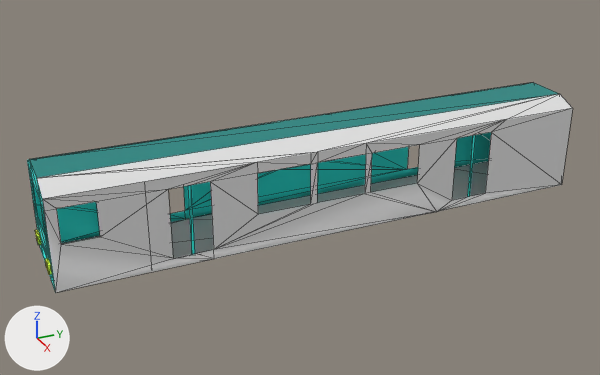
A saved change to the OBJ model assets/models/subway.obj.
Rendered twice from a 50 mm lens placed at (40.4, -19.5, 19.6), pointed at (-0.1, -1.3, -0.7). The lights are fixed; the arrows at lower left show +X, +Y and +Z. Mesh edges are drawn as thin lines. Where no turn or scale is listed for an object, it has been applied to the vertices. Vertices at the same position are counted once.

Objects in the first picture: 'Cube_Cube.007'.
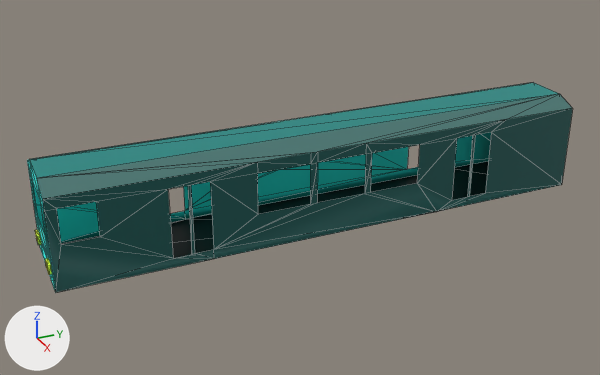
Boxes (x1, y1, x2, y2) around the edits, measured in the pictures (600 x 375 px):
'Cube_Cube.007', recoloured, reshaped (white to cyan)
    both: (27, 83, 573, 292)
part 1 of me_cube_cube_007, recoloured
    both: (188, 135, 476, 254)
part 2 of me_cube_cube_007, recoloured (white to cyan)
    both: (37, 94, 572, 199)

Patch to the scene script:
```diff
--- a/assets/models/subway.obj.py
+++ b/assets/models/subway.obj.py
@@ mat_material_006 @@
 mat_material_006 = principled_material('Material.006')
-mat_material_006.base_color = (0.8, 0.8, 0.8)  # white #e7e7e7
+mat_material_006.base_color = (0.00381, 0.0927, 0.0846)  # dark cyan #0c5652
 mat_material_006.roughness = 0.431
@@ mat_floor @@
 mat_floor = principled_material('floor')
-mat_floor.base_color = (0.8, 0.8, 0.8)  # white #e7e7e7
+mat_floor.base_color = (0.0, 0.0, 0.0)  # black #000000
 mat_floor.roughness = 0.431
@@ me_cube_cube_007 @@
 # used by ob_cube_cube_007; location = (0.0, 0.0, 0.0)
-me_cube_cube_007.from_pydata(...)  # 127 vertices, 208 faces; spans x -2.6..2.6, y -16.2..16.0, z -2.6..3.2
+me_cube_cube_007.from_pydata(...)  # 123 vertices, 204 faces; spans x -2.6..2.6, y -16.2..16.0, z -2.6..3.2
+# me_cube_cube_007 part 1: 4 faces spanning x 2.6, y -8.8..8.8, z -2.0..2.0 switch from mat_material_005 (cyan #25fff5) to mat_material_006 (dark cyan #0c5652)
+# me_cube_cube_007 part 2: 7 faces spanning x 1.3..2.6, y -16.0..16.0, z 2.6..3.2 switch from mat_floor (white #e7e7e7) to mat_divider (dark cyan #467571)
 me_cube_cube_007.materials.append(mat_divider_001)
```
